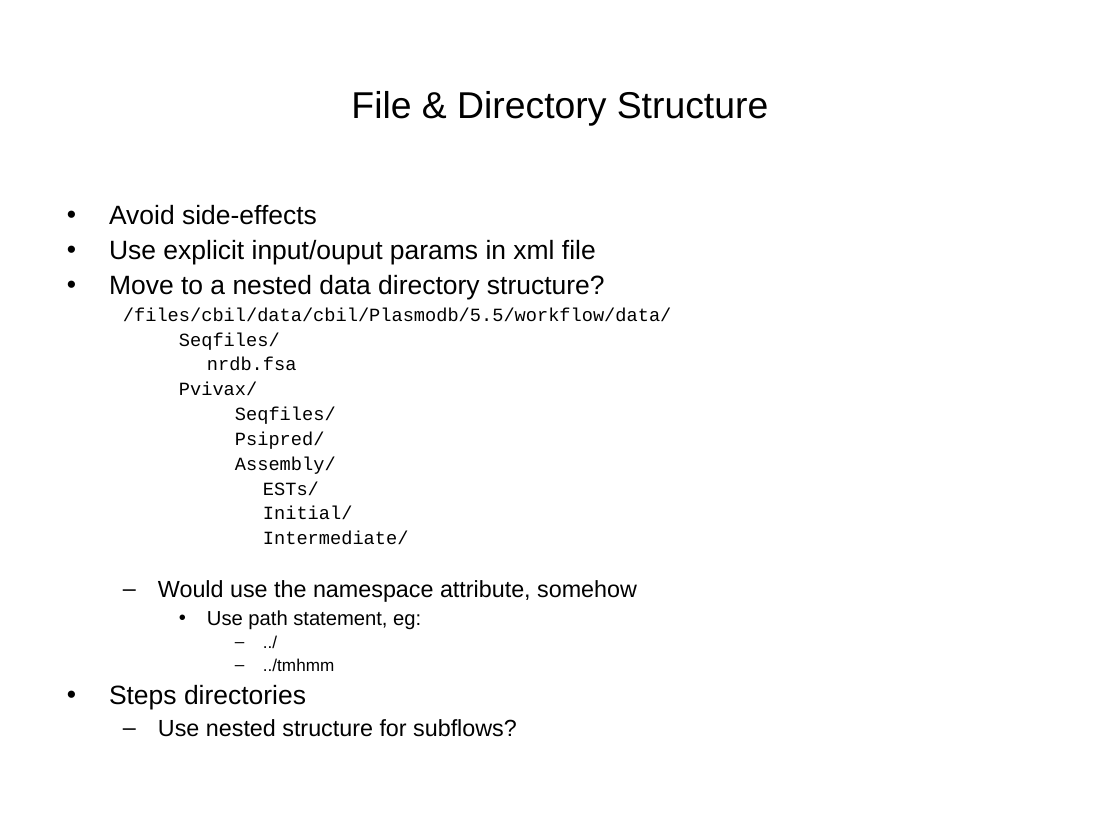
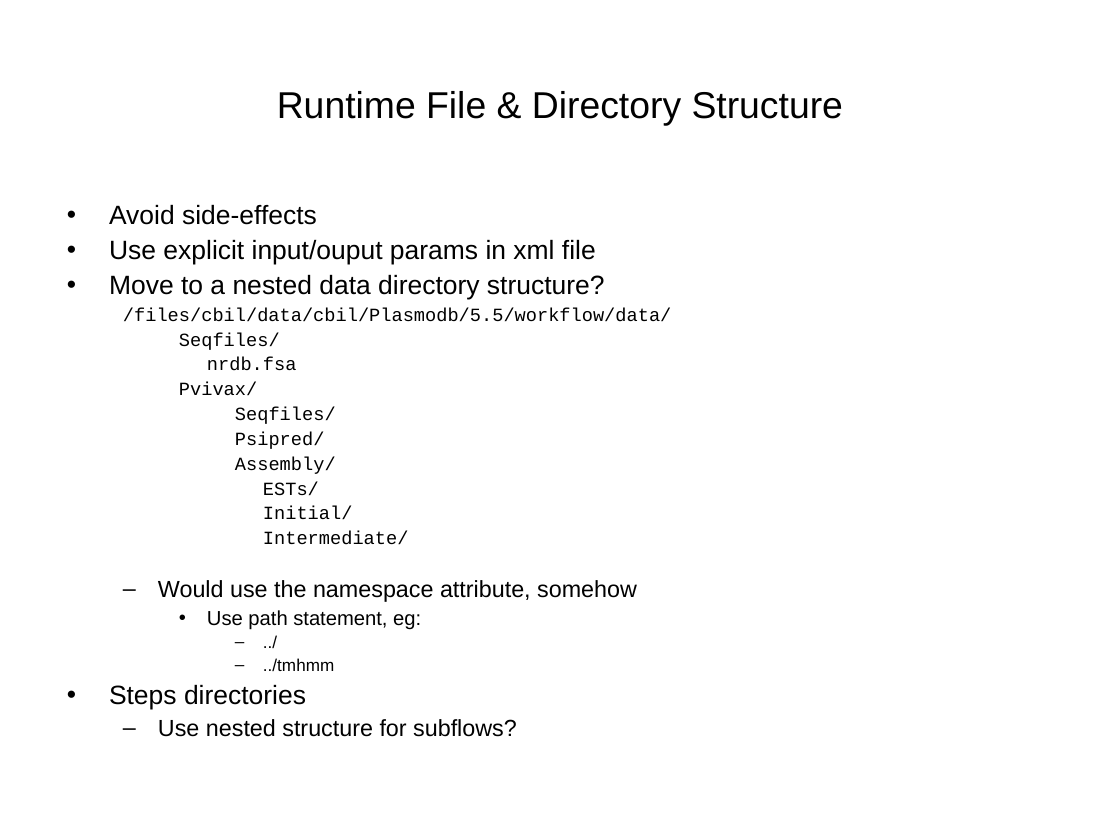
Before and after one commit to VEuPathDB/ApiCommonData, a slide deck: slide 17 of Load/doc/workflow/plasmodb/7.7/ApiWorkFlow.ppt (slide 15 before the commit). Drawn at 1120x840 pixels with LibreOffice and Linux fonts; fonts in the diff are those of the drawing. Boxes give left, top, right and bottom in pixels: in the first picture for what was removed or moved away, otherwise in the second. Text is boxed around its words. In the diff, an @@ line names an element or a change of style, - is before the commit and + after.

```diff
--- a/Load/doc/workflow/plasmodb/7.7/ApiWorkFlow.ppt
+++ b/Load/doc/workflow/plasmodb/7.7/ApiWorkFlow.ppt
@@ title at (277,91,843,126): text changed @@
-File & Directory Structure
+Runtime File & Directory Structure
```
Also in this commit, not shown: 7 other slides changed, 4 slides added, 1 slide removed, 4 other files.
